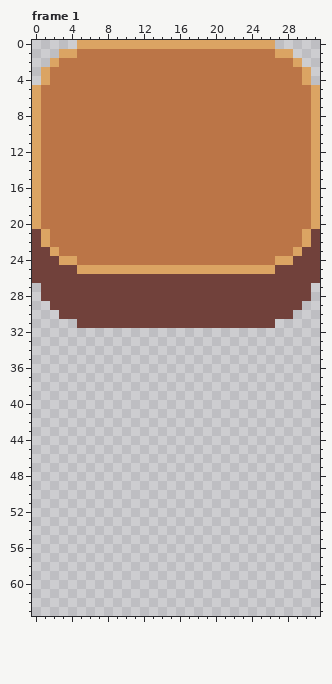
One commit to this pixel-art file: assets/UI.ase. This is how it looked before the edit.
32x64 pixels, 2 frames. Shown: frame 1. The commit also changed other frames, which this record leaves out.
Now the later version:
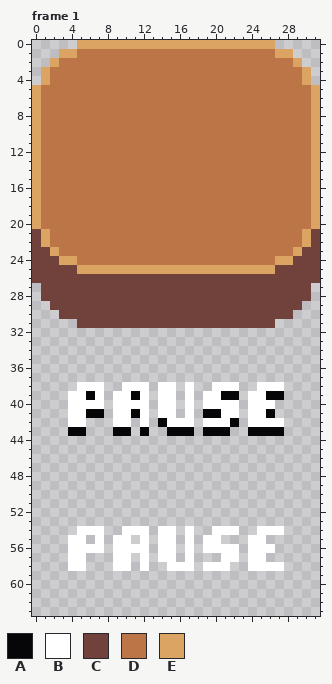
Palette (. is transparent): A #060608  B #ffffff  C #71413b  D #bb7547  E #dba463
Difference:
Frame 1:
y 38: x 5..7 ... -> BBB; x 10..12 ... -> BBB; x 14..15 .. -> BB; x 17 . -> B; x 20..22 ... -> BBB; x 25..27 ... -> BBB
y 39: x 4..7 .... -> BBAB; x 9..12 .... -> BBAB; x 14..15 .. -> BB; x 17 . -> B; x 19..22 .... -> BBAA; x 24..27 .... -> BBAA
y 40: x 4..7 .... -> BBBB; x 9..12 .... -> BBBB; x 14..15 .. -> BB; x 17 . -> B; x 19..22 .... -> BBBB; x 24..26 ... -> BBB
y 41: x 4..7 .... -> BBAA; x 9..12 .... -> BBAB; x 14..15 .. -> BB; x 17 . -> B; x 19..22 .... -> AABB; x 24..26 ... -> BBA
y 42: x 4..5 .. -> BB; x 9..10 .. -> BB; x 12 . -> B; x 14..17 .... -> ABBB; x 19..22 .... -> BBBA; x 24..27 .... -> BBBB
y 43: x 4..5 .. -> AA; x 9..10 .. -> AA; x 12 . -> A; x 15..17 ... -> AAA; x 19..21 ... -> AAA; x 24..27 .... -> AAAA
y 54: x 5..7 ... -> BBB; x 10..12 ... -> BBB; x 14..15 .. -> BB; x 17 . -> B; x 20..22 ... -> BBB; x 25..27 ... -> BBB
y 55: x 4..5 .. -> BB; x 7 . -> B; x 9..10 .. -> BB; x 12 . -> B; x 14..15 .. -> BB; x 17 . -> B; x 19..20 .. -> BB; x 24..25 .. -> BB
y 56: x 4..7 .... -> BBBB; x 9..12 .... -> BBBB; x 14..15 .. -> BB; x 17 . -> B; x 19..22 .... -> BBBB; x 24..26 ... -> BBB
y 57: x 4..5 .. -> BB; x 9..10 .. -> BB; x 12 . -> B; x 14..15 .. -> BB; x 17 . -> B; x 21..22 .. -> BB; x 24..25 .. -> BB
y 58: x 4..5 .. -> BB; x 9..10 .. -> BB; x 12 . -> B; x 15..17 ... -> BBB; x 19..21 ... -> BBB; x 24..27 .... -> BBBB
Pixel boxes of the changes (left, top, right, bottom) in both pictures:
added: (68, 382, 284, 436)
added: (68, 526, 284, 571)
